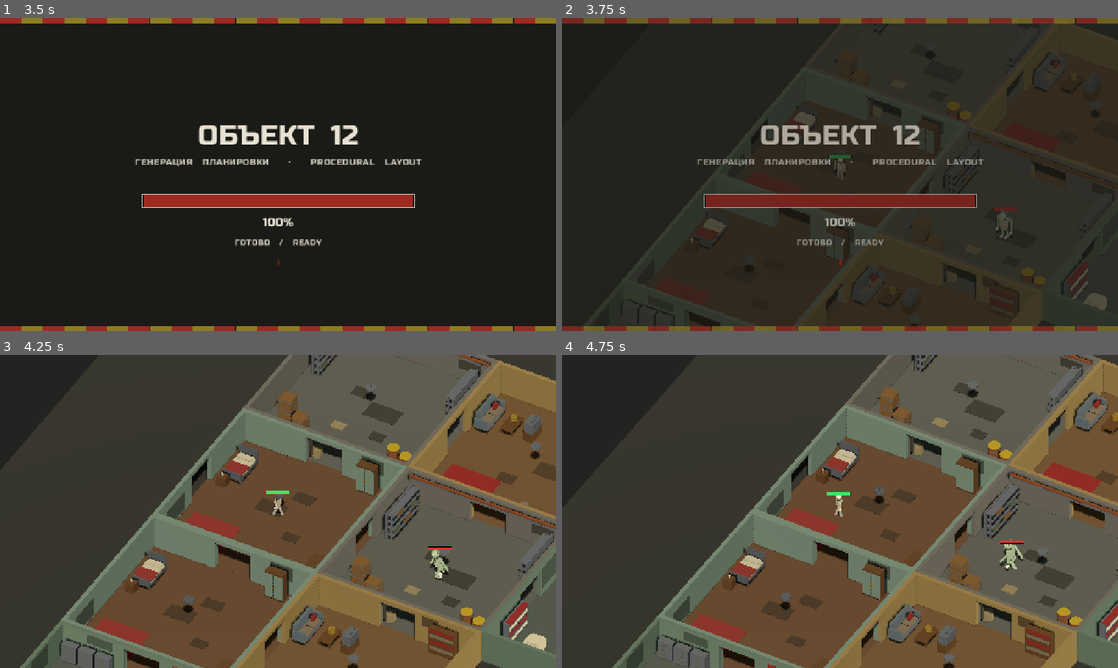
Above: before the commit, frames 1-4 (two rows, left to right).
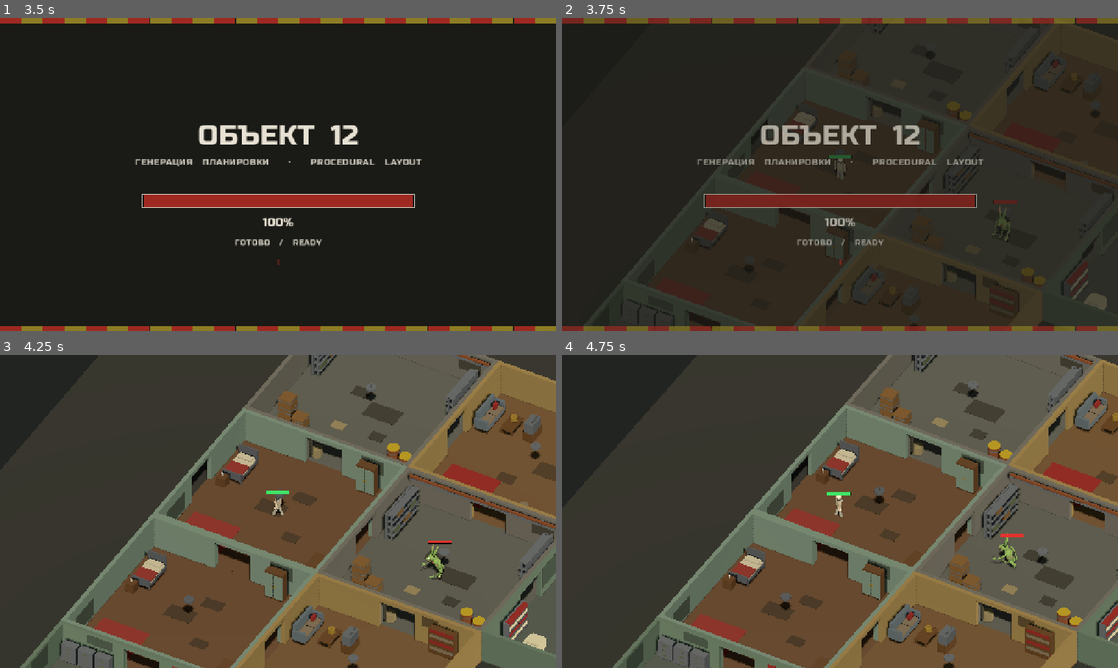
Above: after the commit, the same moments.

Repository: nhudson99/nuclear-winter
Game: Godot game, scene res://scenes/TitleScreen.tscn
Same seed, same stepped clock (60 frames per second), same inputs: the game is played once before the commit and once after it.
Inputs (mouse positions are in pixels of both pictures, inside the frame that each line leads up to):
- Up to frame 1 (3.5 s): tap Enter at 0.5 s; hold D (move_right) 0.53-1.28 s; tap E (interact) at 0.6, 1.35, 2.85 s; click (278, 174) at 0.67 s; hold S (move_down) 1.28-2 s; click (278, 174) at 1.42 s; click "LEVEL 1" at 2 s; move the mouse to (333, 105) at 2.77 s; hold D (move_right) from 2.78 s (still down)
- Up to frame 2 (3.75 s): tap Space at 3.5 s; move the mouse to (812, 237) at 3.52 s; release D (move_right) at 3.53 s; hold W (move_up) from 3.53 s (still down); tap E (interact) at 3.6 s; click (812, 237) at 3.67 s
- Up to frame 3 (4.25 s): keep holding W (move_up)
- Up to frame 4 (4.75 s): move the mouse to (1006, 558) at 4.27 s; release W (move_up) at 4.28 s; hold A (move_left) from 4.28 s (still down); tap E (interact) at 4.35 s

Frame 1 is identical in both runs. In frame 2, 0.2% of the frame differs, in the area x 77-82%, y 58-72%; in frame 3, 0.3%; in frame 4, 0.3%, in the area x 77-83%, y 56-69%.

Commit message:
Replace the Level 1 monster with a monstrous green hare.
Rebuild the Blender enemy as a hunched hare: long ears, red eyes, open
maw, spindly claws, and digitigrade legs, keeping the existing walk
pivots so patrol and chase animation still work.

Co-authored-by: nhudson99 <nhudson99@users.noreply.github.com>

Diff:
--- a/godot/scripts/Monster.gd
+++ b/godot/scripts/Monster.gd
@@ -11,13 +11,13 @@
 @export var detect_range: float = 16.0
 @export var proximity_radius: float = 3.0
 @export var field_of_view_deg: float = 75.0
-@export var eye_height: float = 1.7
+@export var eye_height: float = 1.76
 @export var lose_sight_grace: float = 1.25
 @export var walk_anim_speed: float = 9.0
 @export var stride_angle_deg: float = 34.0
 @export var max_health: float = 100.0
 @export var touch_damage: float = 100.0
-@export var health_bar_height: float = 2.35
+@export var health_bar_height: float = 2.9
 @export var section_count: int = 3
 @export var section_dwell_time: float = 30.0
 @export var room_arrive_distance: float = 0.7
--- /dev/null
+++ b/godot/tools/screenshot_monster.gd
@@ -0,0 +1,49 @@
+extends SceneTree
+
+## Close-up of the Level 1 hare next to the player in a generated room.
+##
+##   godot --path godot --rendering-driver opengl3 --resolution 1280x720 \
+##         -s res://tools/screenshot_monster.gd
+
+const OUT := "/opt/cursor/artifacts/godot_level1_hare_monster.png"
+
+func _initialize() -> void:
+	call_deferred("_run")
+
+func _run() -> void:
+	var packed: PackedScene = load("res://scenes/Main.tscn")
+	if packed == null:
+		push_error("Missing Main.tscn")
+		quit(1)
+		return
+	var main: Node3D = packed.instantiate()
+	main.level_seed = 101
+	main.min_loading_seconds = 0.0
+	root.add_child(main)
+	if not main.is_level_ready():
+		await main.level_ready
+
+	main.set_physics_process(false)
+	var player: CharacterBody3D = main.get_node("Player")
+	var monster: CharacterBody3D = main.get_node("Monster")
+	player.lock_input()
+	monster.set_physics_process(false)
+
+	var start: Vector3 = main.get_layout()["start"]
+	player.global_position = start + Vector3(1.1, 0.05, 0.6)
+	monster.global_position = start + Vector3(-1.15, 0.05, -0.9)
+	var mesh: Node3D = monster.get_node("MonsterMesh")
+	# Face the isometric camera (looking from +X/+Z).
+	mesh.rotation.y = deg_to_rad(210.0)
+	player.get_node("Humanoid").rotation.y = deg_to_rad(40.0)
+
+	var camera: Camera3D = main.get_node("IsoCamera")
+	camera.size = 7.5
+	camera.global_position = start + Vector3(7.5, 8.0, 7.5)
+	camera.look_at(start + Vector3(0.0, 1.1, 0.0), Vector3.UP)
+
+	await create_timer(0.35).timeout
+	var img: Image = root.get_viewport().get_texture().get_image()
+	var err := img.save_png(OUT)
+	print("screenshot_err=", err, " path=", OUT, " size=", img.get_width(), "x", img.get_height())
+	quit(0)
--- a/godot/tools/smoke_monster_doors.gd
+++ b/godot/tools/smoke_monster_doors.gd
@@ -42,6 +42,23 @@
 
 	var hp_ok := is_equal_approx(float(player.health), 100.0) and is_equal_approx(float(monster.health), 100.0)
 	print("starting_hp_ok=", hp_ok, " player=", player.health, " monster=", monster.health)
+
+	var pivots_ok := (
+		monster.pivot_arm_l != null
+		and monster.pivot_arm_r != null
+		and monster.pivot_leg_l != null
+		and monster.pivot_leg_r != null
+	)
+	print("monster_pivots_ok=", pivots_ok)
+
+	var mesh: Node3D = monster.get_node("MonsterMesh")
+	var hare_ok := (
+		_find_named(mesh, "Ear_L") != null
+		and _find_named(mesh, "Ear_R") != null
+		and _find_named(mesh, "InnerEar_L") != null
+		and _find_named(mesh, "Fang_L") != null
+	)
+	print("hare_mesh_ok=", hare_ok)
 
 	# Park the monster far away so it cannot interfere with the walk tests.
 	monster.set_physics_process(false)
@@ -90,7 +107,6 @@
 	# Proximity chase: player beside the monster, outside its FOV cone.
 	monster.global_position = start_center + Vector3(0.0, 0.05, 0.0)
 	player.global_position = start_center + Vector3(2.4, 0.05, 0.0)
-	var mesh: Node3D = monster.get_node("MonsterMesh")
 	# Face north (-Z); player is due east → outside 75° FOV, inside proximity radius.
 	mesh.rotation.y = 0.0
 	monster._time_since_seen = 999.0
@@ -163,6 +179,8 @@
 	var ok: bool = (
 		bars_ok
 		and hp_ok
+		and pivots_ok
+		and hare_ok
 		and walked_through
 		and sealed_blocked
 		and proximity_chased
@@ -237,3 +255,15 @@
 		if (room["cell"] as Vector2i).y > best.y:
 			best = room["cell"]
 	return _cell_center(best)
+
+
+func _find_named(root: Node, node_name: String) -> Node:
+	if root == null:
+		return null
+	if root.name == node_name:
+		return root
+	for child in root.get_children():
+		var found := _find_named(child, node_name)
+		if found:
+			return found
+	return null
Binary file changed: godot/assets/characters/enemy_monster.glb
Not shown, changed: blender/build_monster.py
Not shown, changed: blender/enemy_monster.blend
